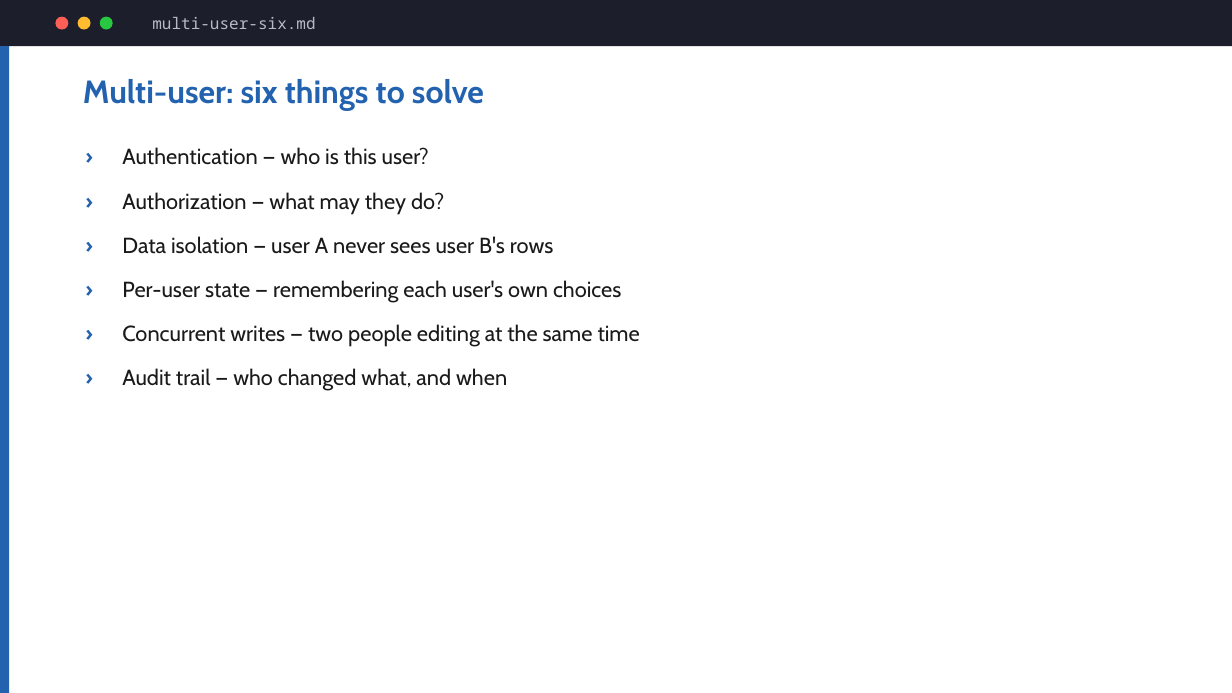
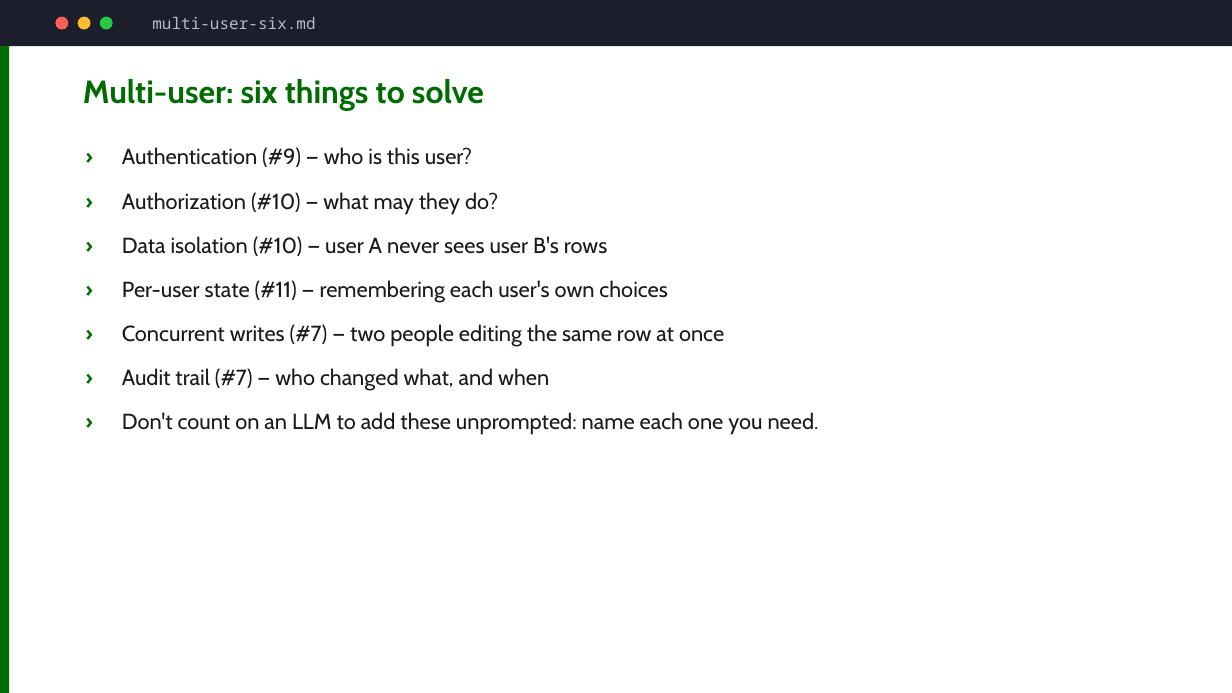
Before and after one commit to hovinh/web-development-learning-lab, a slide deck: slide 15 of blog/web-dev-for-data-people/slides/web-dev-for-data-people-slides.pptx (slide 13 before the commit). Drawn at 1232x693 pixels with LibreOffice and Linux fonts; fonts in the diff are those of the drawing. Boxes give left, top, right and bottom in pixels: in the first picture for what was removed or moved away, otherwise in the second. Text is boxed around its words. In the diff, an @@ line names an element or a change of style, - is before the commit and + after.

```diff
--- a/blog/web-dev-for-data-people/slides/web-dev-for-data-people-slides.pptx
+++ b/blog/web-dev-for-data-people/slides/web-dev-for-data-people-slides.pptx
@@ rectangle at (0,46,9,693): fill #2262AF to #006B00 @@
@@ text "Multi-user: six things to solve" at (83,79,484,110): text colour #2262AF to #006B00 @@
@@ text at (122,147,819,435): text changed @@
-› Authentication — who is this user?
-› Authorization — what may they do?
-› Data isolation — user A never sees user B's rows
-› Per-user state — remembering each user's own choices
-› Concurrent writes — two people editing at the same time
-› Audit trail — who changed what, and when
+› Authentication (#9) — who is this user?
+› Authorization (#10) — what may they do?
+› Data isolation (#10) — user A never sees user B's rows
+› Per-user state (#11) — remembering each user's own choices
+› Concurrent writes (#7) — two people editing the same row at once
+› Audit trail (#7) — who changed what, and when
+› Don't count on an LLM to add these unprompted: name each one you need.
```
Also in this commit, not shown: 38 other slides changed, 3 slides added, 1 slide removed, 15 other files.
